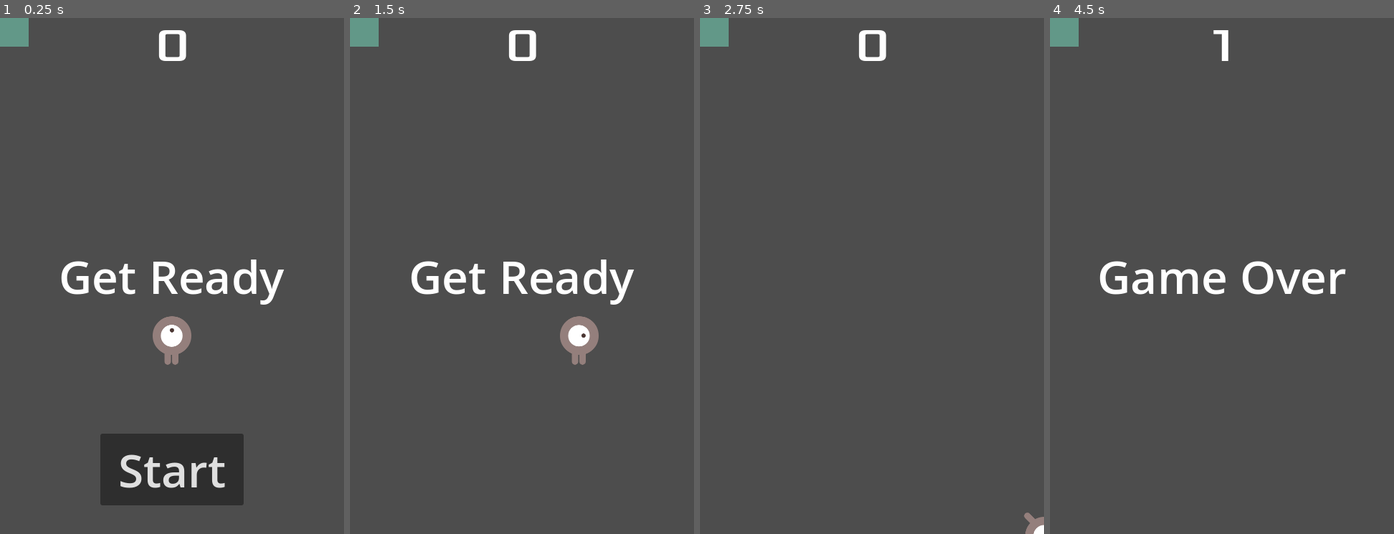
Above: before the commit, frames 1-4 (left to right).
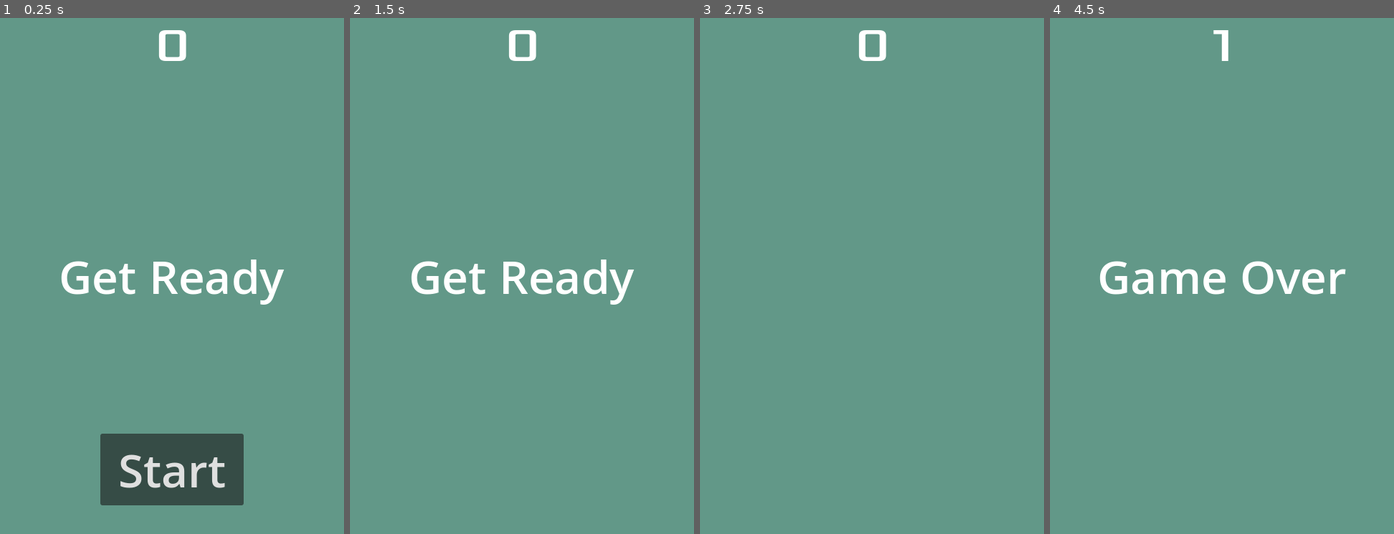
Above: after the commit, the same moments.

Repository: himanushi/godot-test
Game: Godot game, scene res://main.tscn
The game is run twice, just before and just after one commit, with the same random seed, the same clock (stepped at 60 frames per second) and the same inputs.
Inputs:
- Up to frame 1 (0.25 s): no input
- Up to frame 2 (1.5 s): click "Start" at 0.5 s; tap Enter at 1.25 s; hold Right (move_right) from 1.28 s (still down)
- Up to frame 3 (2.75 s): release Right (move_right) at 2.03 s; hold Down (move_down) from 2.03 s (still down)
- Up to frame 4 (4.5 s): release Down (move_down) at 2.78 s; hold Right (move_right) 2.78-3.53 s; hold Up (move_up) 3.53-4.28 s; hold Left (move_left) from 4.28 s (still down)

The runs differ from the first frame. In frame 1, 97% of the frame differs, in the area x 0-100%, y 0-100%; in frame 2, 98%; in frame 3, 99%; in frame 4, 98%.

Commit message:
fix: main.tscn

Diff:
--- a/2d-game/main.tscn
+++ b/2d-game/main.tscn
@@ -37,8 +37,11 @@
 [node name="HUD" parent="." instance=ExtResource("4_1bvp3")]
 
 [node name="ColorRect" type="ColorRect" parent="."]
-offset_right = 40.0
-offset_bottom = 40.0
+anchors_preset = 15
+anchor_right = 1.0
+anchor_bottom = 1.0
+grow_horizontal = 2
+grow_vertical = 2
 color = Color(0.38322315, 0.59625524, 0.5342495, 1)
 
 [connection signal="hit" from="Player" to="." method="_on_player_hit"]
